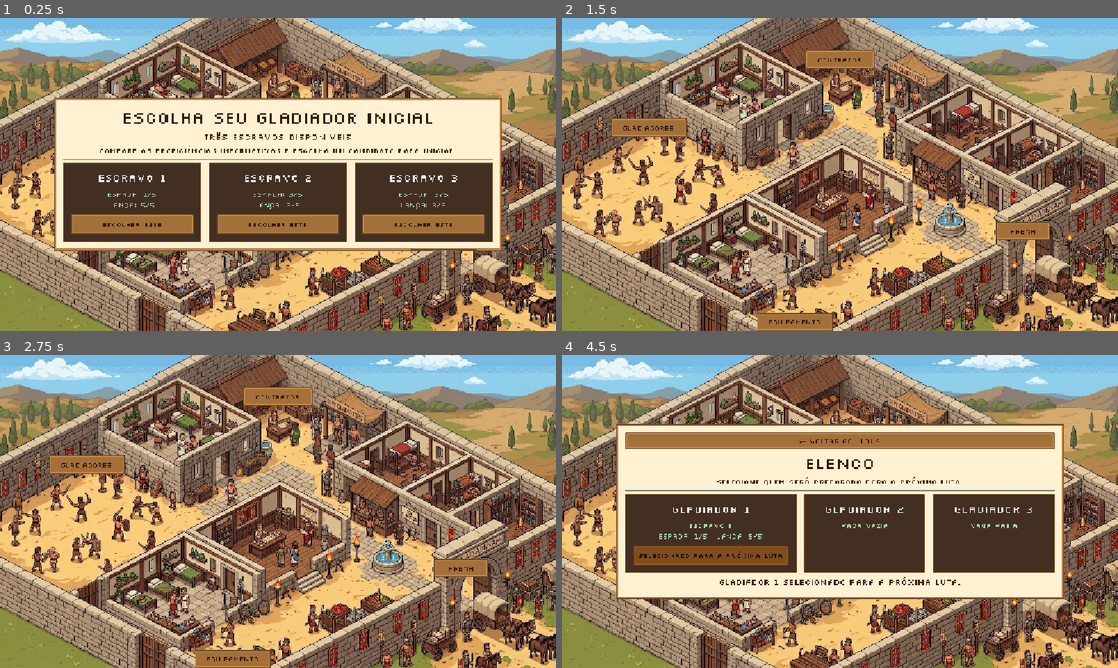
Above: before the commit, frames 1-4 (two rows, left to right).
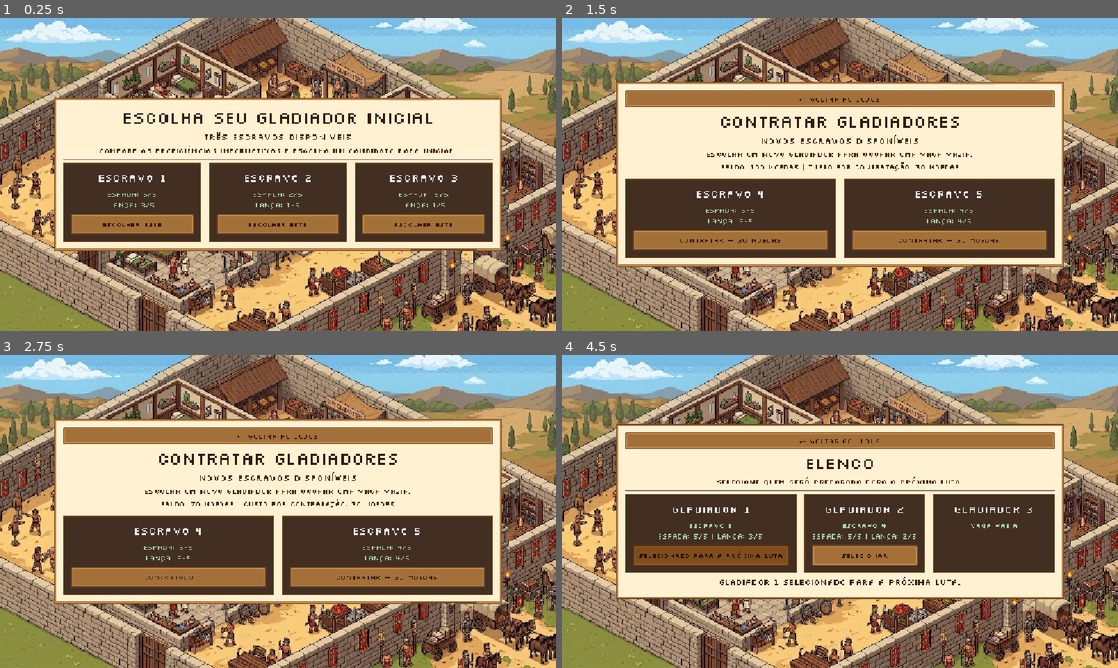
Above: after the commit, the same moments.

Repository: crawzler/Ludus
Game: Godot game, scene res://scenes/ludus.tscn
Same seed, same stepped clock (60 frames per second), same inputs: the game is played once before the commit and once after it.
Inputs (mouse positions are in pixels of both pictures, inside the frame that each line leads up to):
- Up to frame 1 (0.25 s): no input
- Up to frame 2 (1.5 s): click "Escolher este" at 0.5 s; click (650, 152) at 1.25 s, where only the run after the commit has a clickable "CONTRATAR"
- Up to frame 3 (2.75 s): click (166, 577) at 2 s, where only the run after the commit has a clickable "Contratar — 30 moedas"
- Up to frame 4 (4.5 s): click (840, 395) at 2.75 s, where only the run before the commit has a clickable "CONTRATOS"; click "← Voltar ao Ludus" at 3.5 s; click "GLADIADORES" at 4.25 s

The runs differ from the first frame. In frame 1, less than 0.1% of the frame differs, in the area x 19-80%, y 56-62%; in frame 2, 47%, in the area x 8-91%, y 10-100%; in frame 3, 47%; in frame 4, 1.4%.

Commit message:
wip(LUDUS-006): add gladiator recruitment
Co-authored-by: Copilot <223556219+Copilot@users.noreply.github.com>

Diff:
--- a/scenes/ludus.tscn
+++ b/scenes/ludus.tscn
@@ -159,6 +159,21 @@
 theme_override_font_sizes/font_size = 14
 text = "GLADIADORES"
 
+[node name="RecruitmentPlate" type="Button" parent="HubPlates"]
+layout_mode = 1
+anchors_preset = -1
+anchor_left = 0.156
+anchor_top = 0.43
+anchor_right = 0.156
+anchor_bottom = 0.43
+offset_left = -78.0
+offset_top = -19.0
+offset_right = 78.0
+offset_bottom = 19.0
+mouse_default_cursor_shape = 2
+theme_override_font_sizes/font_size = 14
+text = "CONTRATAR"
+
 [node name="EquipmentPlate" type="Button" parent="HubPlates" unique_id=1479181051]
 layout_mode = 1
 anchors_preset = -1
@@ -233,6 +248,14 @@
 text = "Selecione quem será preparado para a próxima luta."
 horizontal_alignment = 1
 
+[node name="RecruitmentInfoLabel" type="Label" parent="CenterContainer/RosterPanel/Content"]
+visible = false
+layout_mode = 2
+theme_override_colors/font_color = Color(0.27, 0.15, 0.065, 1)
+theme_override_font_sizes/font_size = 14
+text = "Saldo: 100 moedas | Custo por contratação: 30 moedas"
+horizontal_alignment = 1
+
 [node name="Divider" type="HSeparator" parent="CenterContainer/RosterPanel/Content" unique_id=1123628930]
 layout_mode = 2
 
--- a/scripts/ludus.gd
+++ b/scripts/ludus.gd
@@ -11,8 +11,12 @@
 @onready var first_combatant_status: Label = $CenterContainer/RosterPanel/Content/Roster/FirstCombatantCard/Content/Status
 @onready var second_combatant_status: Label = $CenterContainer/RosterPanel/Content/Roster/SecondCombatantCard/Content/Status
 @onready var third_combatant_status: Label = $CenterContainer/RosterPanel/Content/Roster/ThirdCombatantCard/Content/Status
+@onready var first_combatant_card: PanelContainer = $CenterContainer/RosterPanel/Content/Roster/FirstCombatantCard
+@onready var second_combatant_card: PanelContainer = $CenterContainer/RosterPanel/Content/Roster/SecondCombatantCard
+@onready var third_combatant_card: PanelContainer = $CenterContainer/RosterPanel/Content/Roster/ThirdCombatantCard
 @onready var subtitle_label: Label = $CenterContainer/RosterPanel/Content/Subtitle
 @onready var description_label: Label = $CenterContainer/RosterPanel/Content/Description
+@onready var recruitment_info_label: Label = $CenterContainer/RosterPanel/Content/RecruitmentInfoLabel
 @onready var roster_container: HBoxContainer = $CenterContainer/RosterPanel/Content/Roster
 @onready var selection_label: Label = $CenterContainer/RosterPanel/Content/SelectionLabel
 @onready var equipment_heading: Label = $CenterContainer/RosterPanel/Content/EquipmentHeading
@@ -34,17 +38,17 @@
 @onready var back_button: Button = $CenterContainer/RosterPanel/Content/BackButton
 @onready var contracts_plate: Button = $HubPlates/ContractsPlate
 @onready var roster_plate: Button = $HubPlates/RosterPlate
+@onready var recruitment_plate: Button = $HubPlates/RecruitmentPlate
 @onready var equipment_plate: Button = $HubPlates/EquipmentPlate
 @onready var arena_plate: Button = $HubPlates/ArenaPlate
 
+var active_panel: String = ""
+
 
 func _ready() -> void:
-	first_combatant_button.pressed.connect(_on_combatant_button_pressed.bind("Gladiador 1"))
-	second_combatant_button.pressed.connect(_on_combatant_button_pressed.bind("Gladiador 2"))
-	third_combatant_button.pressed.connect(_on_combatant_button_pressed.bind("Gladiador 3"))
-	first_combatant_button.pressed.connect(_on_starting_candidate_button_pressed.bind(0))
-	second_combatant_button.pressed.connect(_on_starting_candidate_button_pressed.bind(1))
-	third_combatant_button.pressed.connect(_on_starting_candidate_button_pressed.bind(2))
+	first_combatant_button.pressed.connect(_on_combatant_card_button_pressed.bind(0))
+	second_combatant_button.pressed.connect(_on_combatant_card_button_pressed.bind(1))
+	third_combatant_button.pressed.connect(_on_combatant_card_button_pressed.bind(2))
 	sword_button.pressed.connect(_on_weapon_button_pressed.bind(LudusState.Weapon.SWORD))
 	spear_button.pressed.connect(_on_weapon_button_pressed.bind(LudusState.Weapon.SPEAR))
 	accept_individual_contract_button.pressed.connect(_on_accept_individual_contract_pressed)
@@ -52,6 +56,7 @@
 	arena_button.pressed.connect(_on_arena_button_pressed)
 	contracts_plate.pressed.connect(_on_contracts_plate_pressed)
 	roster_plate.pressed.connect(_on_roster_plate_pressed)
+	recruitment_plate.pressed.connect(_on_recruitment_plate_pressed)
 	equipment_plate.pressed.connect(_on_equipment_plate_pressed)
 	arena_plate.pressed.connect(_on_arena_button_pressed)
 	back_button.pressed.connect(_on_back_button_pressed)
@@ -64,12 +69,14 @@
 		_refresh_roster_display()
 	else:
 		_show_starting_candidate_selection()
+	recruitment_plate.visible = _has_empty_roster_slot()
 	_update_weapon_selection(LudusState.selected_weapon)
 	_update_last_combat_result()
 	_refresh_contract_panel()
 
 
 func _show_starting_candidate_selection() -> void:
+	active_panel = "initial"
 	hub_plates.visible = false
 	center_container.visible = true
 	back_button.visible = false
@@ -88,6 +95,8 @@
 	wallet_panel.visible = false
 	last_combat_result_label.visible = false
 	arena_button.visible = false
+	recruitment_info_label.visible = false
+	_set_combatant_cards_visible(true)
 
 	var candidate_buttons: Array[Button] = [
 		first_combatant_button,
@@ -113,19 +122,37 @@
 			% [candidate["sword_proficiency"], candidate["spear_proficiency"]]
 		)
 		candidate_buttons[candidate_index].text = "Escolher este"
+		candidate_buttons[candidate_index].toggle_mode = true
 		candidate_buttons[candidate_index].button_pressed = false
 		candidate_buttons[candidate_index].disabled = false
 
 
-func _on_starting_candidate_button_pressed(candidate_index: int) -> void:
+func _on_combatant_card_button_pressed(card_index: int) -> void:
+	if active_panel == "initial":
+		_select_starting_candidate(card_index)
+	elif active_panel == "recruitment":
+		_purchase_recruitment_offer(card_index)
+	elif card_index < LudusState.COMBATANT_NAMES.size():
+		_on_combatant_button_pressed(LudusState.COMBATANT_NAMES[card_index])
+
+
+func _select_starting_candidate(candidate_index: int) -> void:
 	if not LudusState.select_starting_candidate(candidate_index):
 		return
 	_refresh_roster_display()
 	center_container.visible = false
 	hub_plates.visible = true
+	recruitment_plate.visible = _has_empty_roster_slot()
+
+
+func _set_combatant_cards_visible(is_visible: bool) -> void:
+	first_combatant_card.visible = is_visible
+	second_combatant_card.visible = is_visible
+	third_combatant_card.visible = is_visible
 
 
 func _refresh_roster_display() -> void:
+	_set_combatant_cards_visible(true)
 	var slot_names: Array[Label] = [
 		first_combatant_name,
 		second_combatant_name,
@@ -143,6 +170,7 @@
 	]
 
 	for slot_index in range(LudusState.COMBATANT_NAMES.size()):
+		slot_buttons[slot_index].toggle_mode = true
 		var slot_id: String = LudusState.COMBATANT_NAMES[slot_index]
 		var slot: Dictionary = LudusState.get_roster_slot(slot_id)
 		var candidate: Dictionary = slot.get("candidate", {})
@@ -161,7 +189,11 @@
 			]
 		)
 		slot_buttons[slot_index].visible = true
-		slot_buttons[slot_index].text = "Selecionado para a próxima luta"
+		slot_buttons[slot_index].text = (
+			"Selecionado para a próxima luta"
+			if LudusState.selected_combatant == slot_id
+			else "Selecionar"
+		)
 		slot_buttons[slot_index].disabled = false
 		slot_buttons[slot_index].button_pressed = (
 			LudusState.selected_combatant == slot_id
@@ -246,6 +278,81 @@
 	_show_management_panel("roster")
 
 
+func _on_recruitment_plate_pressed() -> void:
+	LudusState.prepare_recruitment_offers()
+	_show_management_panel("recruitment")
+	_refresh_recruitment_panel()
+
+
+func _purchase_recruitment_offer(offer_index: int) -> void:
+	if not LudusState.purchase_recruitment_offer(offer_index):
+		return
+	_refresh_recruitment_panel()
+	recruitment_plate.visible = _has_empty_roster_slot()
+
+
+func _refresh_recruitment_panel() -> void:
+	var offers: Array[Dictionary] = LudusState.recruitment_offers
+	var buttons: Array[Button] = [
+		first_combatant_button,
+		second_combatant_button,
+		third_combatant_button,
+	]
+	var names: Array[Label] = [
+		first_combatant_name,
+		second_combatant_name,
+		third_combatant_name,
+	]
+	var statuses: Array[Label] = [
+		first_combatant_status,
+		second_combatant_status,
+		third_combatant_status,
+	]
+	var cards: Array[PanelContainer] = [
+		first_combatant_card,
+		second_combatant_card,
+		third_combatant_card,
+	]
+	var has_empty_slot: bool = _has_empty_roster_slot()
+
+	for card_index in range(cards.size()):
+		var has_offer: bool = card_index < offers.size()
+		cards[card_index].visible = has_offer
+		if not has_offer:
+			continue
+
+		var offer: Dictionary = offers[card_index]
+		var is_purchased: bool = offer.get("is_purchased", false)
+		buttons[card_index].toggle_mode = false
+		buttons[card_index].button_pressed = false
+		names[card_index].text = offer["name"]
+		statuses[card_index].text = (
+			"Espada: %d/5\nLança: %d/5"
+			% [offer["sword_proficiency"], offer["spear_proficiency"]]
+		)
+		buttons[card_index].visible = true
+		buttons[card_index].text = (
+			"Contratado"
+			if is_purchased
+			else "Contratar — %d moedas" % LudusState.RECRUITMENT_COST
+		)
+		buttons[card_index].disabled = (
+			is_purchased or not has_empty_slot or LudusState.coins < LudusState.RECRUITMENT_COST
+		)
+
+	recruitment_info_label.text = (
+		"Saldo: %d moedas | Custo por contratação: %d moedas"
+		% [LudusState.coins, LudusState.RECRUITMENT_COST]
+	)
+
+
+func _has_empty_roster_slot() -> bool:
+	for combatant_name in LudusState.COMBATANT_NAMES:
+		if LudusState.get_roster_slot(combatant_name).get("candidate", {}).is_empty():
+			return true
+	return false
+
+
 func _on_equipment_plate_pressed() -> void:
 	_show_management_panel("equipment")
 
@@ -258,28 +365,43 @@
 func _show_management_panel(panel_name: String) -> void:
 	var show_contracts: bool = panel_name == "contracts"
 	var show_roster: bool = panel_name == "roster"
+	var show_recruitment: bool = panel_name == "recruitment"
 	var show_equipment: bool = panel_name == "equipment"
-	if not show_contracts and not show_roster and not show_equipment:
+	if not show_contracts and not show_roster and not show_recruitment and not show_equipment:
 		push_error("Painel de gestão desconhecido: %s" % panel_name)
 		return
 
+	active_panel = panel_name
 	hub_plates.visible = false
 	center_container.visible = true
 	back_button.visible = true
-	title_label.text = "Contratos" if show_contracts else "Elenco" if show_roster else "Equipamento"
-	subtitle_label.visible = false
-	description_label.visible = not show_contracts
+	title_label.text = (
+		"Contratos"
+		if show_contracts
+		else "Elenco"
+		if show_roster
+		else "Contratar gladiadores"
+		if show_recruitment
+		else "Equipamento"
+	)
+	subtitle_label.visible = show_recruitment
+	subtitle_label.text = "NOVOS ESCRAVOS DISPONÍVEIS"
+	description_label.visible = show_roster or show_recruitment or show_equipment
 	description_label.text = (
 		"Selecione quem será preparado para a próxima luta."
 		if show_roster
+		else "Escolha um novo gladiador para ocupar uma vaga vazia."
+		if show_recruitment
 		else "Escolha a arma inicial para a próxima luta."
 	)
-	roster_container.visible = show_roster
+	_set_combatant_cards_visible(show_roster or show_recruitment)
+	roster_container.visible = show_roster or show_recruitment
 	selection_label.visible = show_roster
 	equipment_heading.visible = show_equipment
 	equipment_options.visible = show_equipment
 	weapon_selection_label.visible = show_equipment
 	wallet_panel.visible = show_contracts
+	recruitment_info_label.visible = show_recruitment
 	last_combat_result_label.visible = (
 		show_contracts and LudusState.last_combat_result != LudusState.CombatResult.NONE
 	)
--- a/scripts/ludus_state.gd
+++ b/scripts/ludus_state.gd
@@ -9,6 +9,7 @@
 const PROFICIENCY_MIN: int = 1
 const PROFICIENCY_MAX: int = 5
 const STARTING_COINS: int = 100
+const RECRUITMENT_COST: int = 30
 const INDIVIDUAL_REWARD: int = 40
 const LUDUS_REWARD_PER_VICTORY: int = 10
 const LUDUS_COMPLETION_BONUS: int = 50
@@ -31,6 +32,8 @@
 }
 
 var starting_candidates: Array[Dictionary] = []
+var recruitment_offers: Array[Dictionary] = []
+var recruitment_offers_initialized: bool = false
 var roster: Array[Dictionary] = []
 var selected_combatant: String = ""
 var has_selected_starting_candidate: bool = false
@@ -38,25 +41,29 @@
 var last_combat_result: CombatResult = CombatResult.NONE
 var coins: int = STARTING_COINS
 var contracts: Dictionary = {}
+var candidate_rng: RandomNumberGenerator = RandomNumberGenerator.new()
 
 
 func _ready() -> void:
+	candidate_rng.randomize()
 	_generate_starting_candidates()
 	_initialize_roster()
 	_initialize_contracts()
 
 
 func _generate_starting_candidates() -> void:
-	var rng := RandomNumberGenerator.new()
-	rng.randomize()
 	starting_candidates.clear()
 
 	for candidate_index in range(STARTING_CANDIDATE_COUNT):
-		starting_candidates.append({
-			"name": "Escravo %d" % (candidate_index + 1),
-			"sword_proficiency": rng.randi_range(PROFICIENCY_MIN, PROFICIENCY_MAX),
-			"spear_proficiency": rng.randi_range(PROFICIENCY_MIN, PROFICIENCY_MAX),
-		})
+		starting_candidates.append(_generate_candidate("Escravo %d" % (candidate_index + 1)))
+
+
+func _generate_candidate(candidate_name: String) -> Dictionary:
+	return {
+		"name": candidate_name,
+		"sword_proficiency": candidate_rng.randi_range(PROFICIENCY_MIN, PROFICIENCY_MAX),
+		"spear_proficiency": candidate_rng.randi_range(PROFICIENCY_MIN, PROFICIENCY_MAX),
+	}
 
 
 func _initialize_roster() -> void:
@@ -110,6 +117,51 @@
 	if slot_index < 0:
 		return {}
 	return roster[slot_index].duplicate(true)
+
+
+func prepare_recruitment_offers() -> void:
+	if recruitment_offers_initialized:
+		return
+
+	recruitment_offers_initialized = true
+	var offer_count: int = 0
+	for slot in roster:
+		if slot.get("candidate", {}).is_empty():
+			offer_count += 1
+
+	for offer_index in range(offer_count):
+		var candidate_number: int = starting_candidates.size() + offer_index + 1
+		var offer: Dictionary = _generate_candidate("Escravo %d" % candidate_number)
+		offer["is_purchased"] = false
+		recruitment_offers.append(offer)
+
+
+func purchase_recruitment_offer(offer_index: int) -> bool:
+	if offer_index < 0 or offer_index >= recruitment_offers.size():
+		push_error("Oferta de contratação desconhecida: %d" % offer_index)
+		return false
+
+	var offer: Dictionary = recruitment_offers[offer_index]
+	if offer.get("is_purchased", false) or coins < RECRUITMENT_COST:
+		return false
+
+	var empty_slot_index: int = -1
+	for slot_index in range(roster.size()):
+		if roster[slot_index].get("candidate", {}).is_empty():
+			empty_slot_index = slot_index
+			break
+	if empty_slot_index < 0:
+		return false
+
+	coins -= RECRUITMENT_COST
+	var slot: Dictionary = roster[empty_slot_index]
+	var candidate: Dictionary = offer.duplicate(true)
+	candidate.erase("is_purchased")
+	slot["candidate"] = candidate
+	roster[empty_slot_index] = slot
+	offer["is_purchased"] = true
+	recruitment_offers[offer_index] = offer
+	return true
 
 
 func select_combatant(combatant_name: String) -> bool:
--- /dev/null
+++ b/tests/ludus_006_test.gd
@@ -0,0 +1,166 @@
+extends SceneTree
+
+var failures: int = 0
+
+
+func _initialize() -> void:
+	call_deferred("_run_tests")
+
+
+func _run_tests() -> void:
+	var state: Variant = root.get_node_or_null("LudusState")
+	_check(state != null, "autoload LudusState carregado")
+	if state == null:
+		quit(1)
+		return
+
+	var ludus_scene := load("res://scenes/ludus.tscn").instantiate() as Control
+	root.add_child(ludus_scene)
+	await process_frame
+
+	var first_candidate_button := ludus_scene.get_node(
+		"CenterContainer/RosterPanel/Content/Roster/FirstCombatantCard/Content/SelectButton"
+	) as Button
+	first_candidate_button.pressed.emit()
+	_check(state.has_selected_starting_candidate, "seleção inicial libera o lobby")
+
+	var recruitment_plate := ludus_scene.get_node("HubPlates/RecruitmentPlate") as Button
+	_check(recruitment_plate.visible, "placa de contratação aparece com vagas livres")
+	recruitment_plate.pressed.emit()
+	_check(
+		ludus_scene.get_node("CenterContainer/RosterPanel/Content/Title").text
+		== "Contratar gladiadores",
+		"placa abre o painel de contratação"
+	)
+	_check(state.recruitment_offers.size() == 2, "gera uma oferta para cada vaga vazia")
+	if state.recruitment_offers.size() != 2:
+		quit(1)
+		return
+
+	var offers_snapshot: Array = state.recruitment_offers.duplicate(true)
+	var initial_candidate_names: Array[String] = []
+	for candidate in state.starting_candidates:
+		initial_candidate_names.append(candidate["name"])
+	for offer in offers_snapshot:
+		_check(
+			not initial_candidate_names.has(offer["name"]),
+			"oferta de contratação é diferente das ofertas iniciais"
+		)
+		_check(
+			offer["sword_proficiency"] >= 1
+			and offer["sword_proficiency"] <= 5
+			and offer["spear_proficiency"] >= 1
+			and offer["spear_proficiency"] <= 5,
+			"oferta mostra proficiências dentro da escala"
+		)
+
+	var market_info := ludus_scene.get_node(
+		"CenterContainer/RosterPanel/Content/RecruitmentInfoLabel"
+	) as Label
+	_check(
+		market_info.text.contains("100 moedas")
+		and market_info.text.contains("30 moedas"),
+		"painel informa saldo e custo provisório"
+	)
+
+	var offer_button := ludus_scene.get_node(
+		"CenterContainer/RosterPanel/Content/Roster/FirstCombatantCard/Content/SelectButton"
+	) as Button
+	_check(offer_button.text.contains("30 moedas"), "botão informa o preço da oferta")
+	offer_button.pressed.emit()
+	_check(state.coins == 70, "compra desconta o custo uma vez")
+	_check(
+		state.get_roster_slot("Gladiador 2").get("candidate", {}).get("name", "")
+		== offers_snapshot[0]["name"],
+		"contratação ocupa a próxima vaga livre"
+	)
+	_check(
+		state.get_roster_slot("Gladiador 3").get("candidate", {}).is_empty(),
+		"a vaga seguinte permanece vazia"
+	)
+	_check(
+		_same_offer_profiles(state.recruitment_offers, offers_snapshot),
+		"ofertas permanecem estáveis depois da contratação"
+	)
+	_check(
+		state.recruitment_offers[0].get("is_purchased", false),
+		"oferta comprada fica marcada como indisponível"
+	)
+
+	ludus_scene.queue_free()
+	await process_frame
+	ludus_scene = load("res://scenes/ludus.tscn").instantiate() as Control
+	root.add_child(ludus_scene)
+	await process_frame
+
+	recruitment_plate = ludus_scene.get_node("HubPlates/RecruitmentPlate") as Button
+	_check(recruitment_plate.visible, "lobby reaberto mantém vaga livre")
+	recruitment_plate.pressed.emit()
+	_check(
+		_same_offer_profiles(state.recruitment_offers, offers_snapshot),
+		"trocar de cena mantém as mesmas ofertas"
+	)
+	_check(
+		state.get_roster_slot("Gladiador 2").get("candidate", {}).get("name", "")
+		== offers_snapshot[0]["name"],
+		"trocar de cena mantém a contratação no elenco"
+	)
+	offer_button = ludus_scene.get_node(
+		"CenterContainer/RosterPanel/Content/Roster/FirstCombatantCard/Content/SelectButton"
+	) as Button
+	_check(offer_button.disabled, "oferta já comprada não pode ser comprada novamente")
+
+	state.coins = 20
+	ludus_scene.call("_refresh_recruitment_panel")
+	var second_offer_button := ludus_scene.get_node(
+		"CenterContainer/RosterPanel/Content/Roster/SecondCombatantCard/Content/SelectButton"
+	) as Button
+	_check(second_offer_button.disabled, "saldo insuficiente bloqueia a contratação")
+	second_offer_button.pressed.emit()
+	_check(state.coins == 20, "tentativa sem saldo não cobra moedas")
+	_check(
+		state.get_roster_slot("Gladiador 3").get("candidate", {}).is_empty(),
+		"tentativa sem saldo não ocupa vaga"
+	)
+
+	state.coins = LudusState.RECRUITMENT_COST
+	ludus_scene.call("_refresh_recruitment_panel")
+	second_offer_button.pressed.emit()
+	_check(state.coins == 0, "segunda contratação cobra o custo provisório")
+	_check(
+		state.get_roster_slot("Gladiador 3").get("candidate", {}).get("name", "")
+		== offers_snapshot[1]["name"],
+		"segunda contratação ocupa a última vaga"
+	)
+	_check(not recruitment_plate.visible, "placa some quando o elenco fica completo")
+	_check(
+		not state.purchase_recruitment_offer(1),
+		"oferta já comprada não pode ser contratada novamente"
+	)
+
+	ludus_scene.queue_free()
+	await process_frame
+
+	if failures == 0:
+		print("LUDUS-006: todos os testes focados passaram.")
+		quit(0)
+	else:
+		push_error("LUDUS-006: %d teste(s) focado(s) falharam." % failures)
+		quit(1)
+
+
+func _check(condition: bool, description: String) -> void:
+	if condition:
+		return
+	failures += 1
+	push_error("Falha no teste focado: %s" % description)
+
+
+func _same_offer_profiles(actual: Array[Dictionary], expected: Array) -> bool:
+	if actual.size() != expected.size():
+		return false
+	for offer_index in range(actual.size()):
+		for profile_key in ["name", "sword_proficiency", "spear_proficiency"]:
+			if actual[offer_index].get(profile_key) != expected[offer_index].get(profile_key):
+				return false
+	return true
